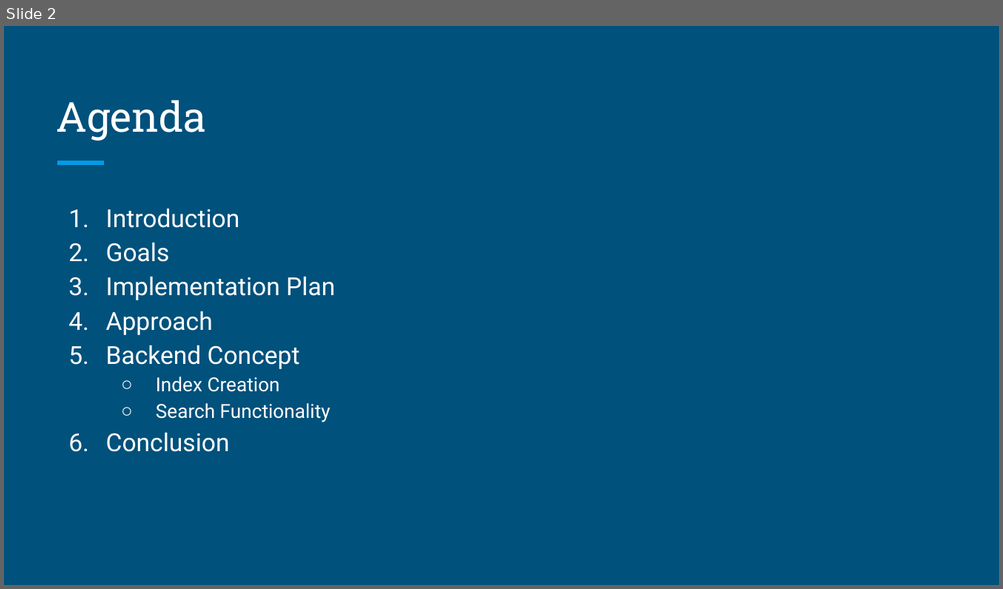
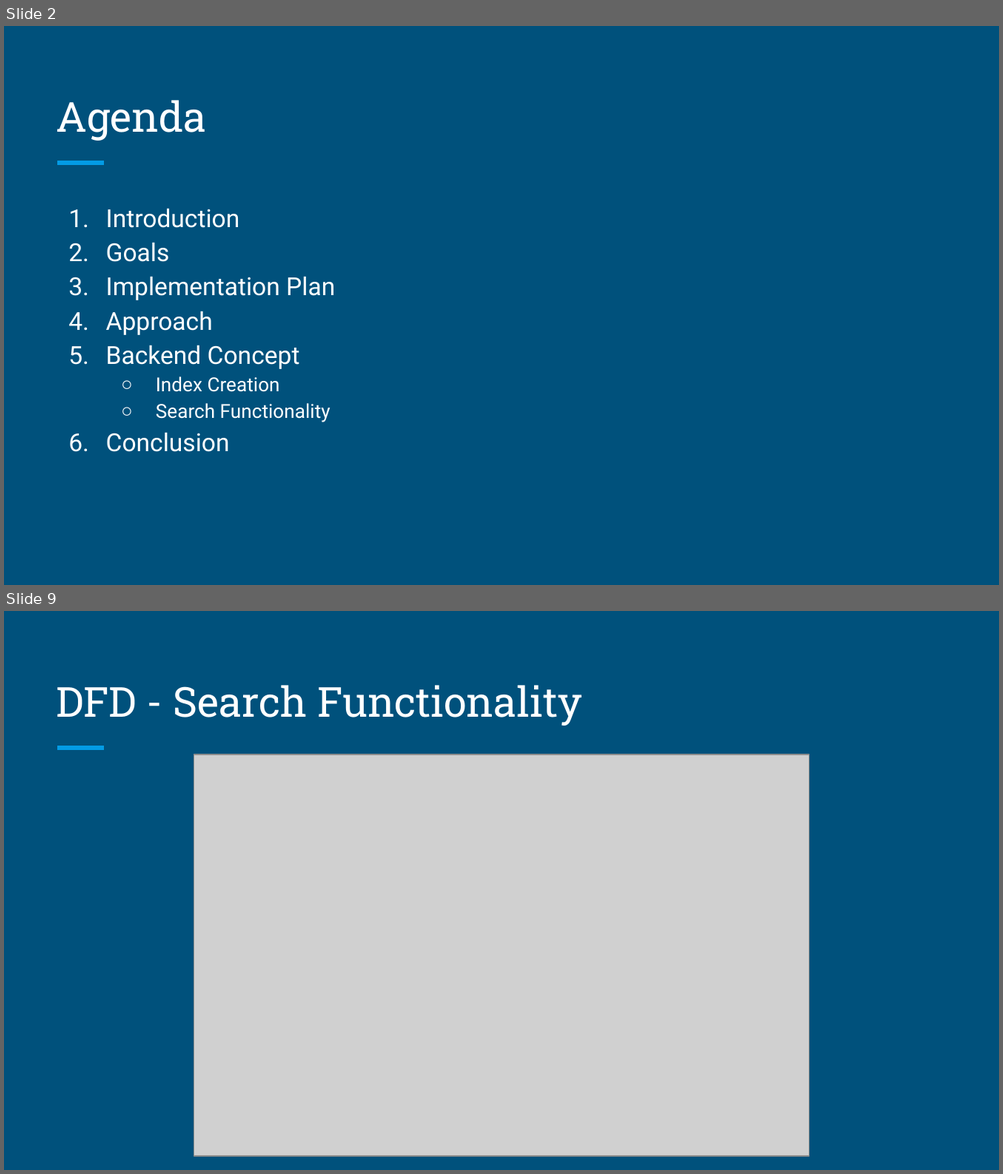
Before and after one commit to mjawadhaider/search-documents, a slide deck: Presentation.pptx. Shown one above the other, each under a label of ours: slide 2 before the commit, slides 2 and 9 after it; the slides between them are not shown. The pictures are 1003x589 and 1003x1174 pixels, drawn with LibreOffice and Linux fonts; fonts in the diff are those of the drawing; grey boxes stand for pictures. Boxes give left, top, right and bottom in pixels: in the first picture for what was removed or moved away, otherwise in the second. Text is boxed around its words. In the diff, an @@ line names an element or a change of style, - is before the commit and + after.

```diff
--- a/Presentation.pptx
+++ b/Presentation.pptx
@@ slide 9 added at (4, 611, 999, 1170), background #00517C; not listed: 1 template element that a slide beside it also shows @@
@@ title added at (56, 685, 582, 726), 30 pt, text #FFFFFF @@
+DFD - Search Functionality
@@ picture added at (194, 755, 808, 1156) @@
```
Also in this commit, not shown: 5 slides changed, 2 other slides added, 1 slide removed, 5 other files.
